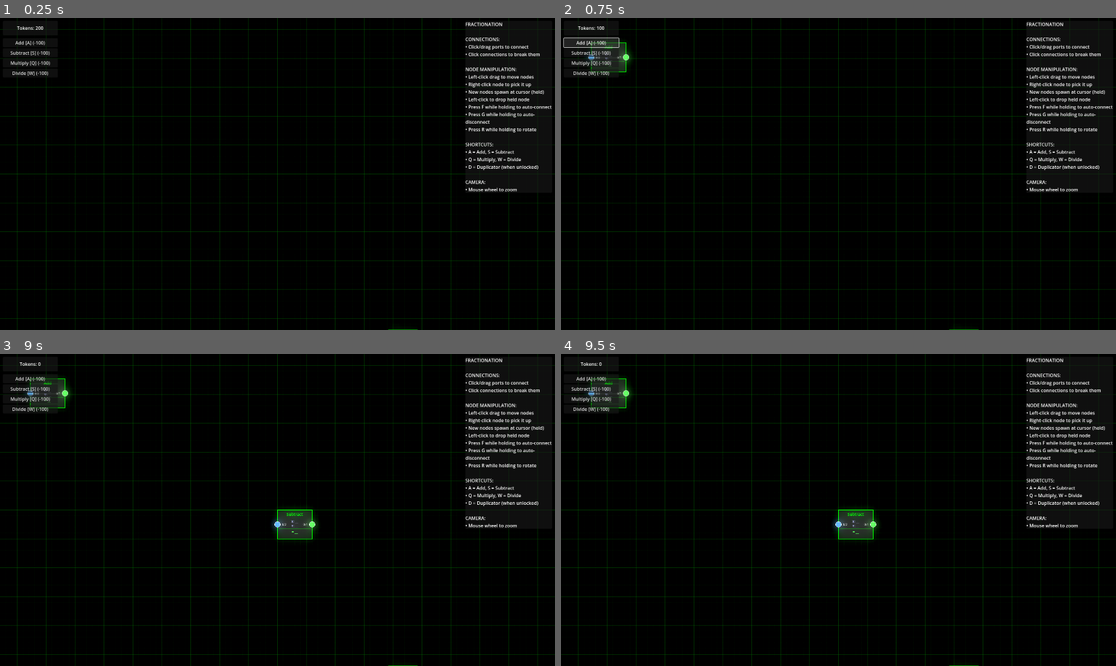
Above: before the commit, frames 1-4 (two rows, left to right).
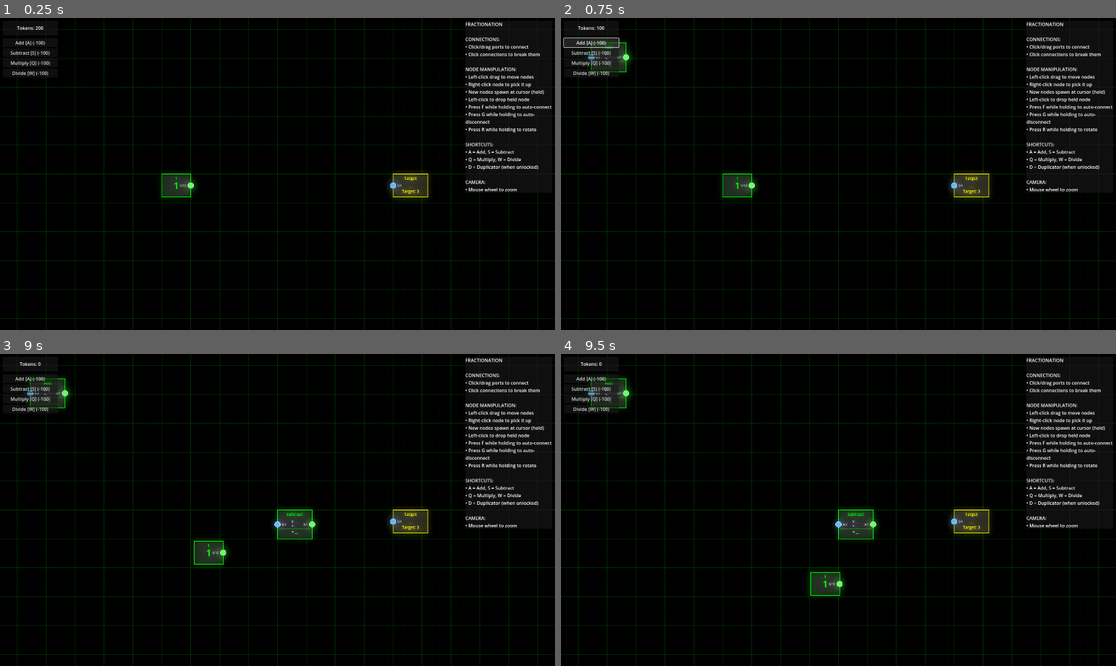
Above: after the commit, the same moments.

Repository: trite/Fractionation
Game: Godot game, scene res://custom_graph/game_main.tscn
The game is run twice, just before and just after one commit, with the same random seed, the same clock (stepped at 60 frames per second) and the same inputs.
Inputs (mouse positions are in pixels of both pictures, inside the frame that each line leads up to):
- Up to frame 1 (0.25 s): no input
- Up to frame 2 (0.75 s): click "Add [A] (-100)" at 0.5 s
- Up to frame 3 (9 s): click "Subtract [S] (-100)" at 1.25 s; click "Divide [W] (-100)" at 2 s; click "Add [A] (-100)" at 2.75 s; click "Subtract [S] (-100)" at 3.5 s; click "Divide [W] (-100)" at 4.25 s; click "Add [A] (-100)" at 5 s; click "Subtract [S] (-100)" at 5.75 s; click "Divide [W] (-100)" at 6.5 s; click "Multiply [Q] (-100)" at 7.25 s; drag from (277, 510) to (333, 441) at 8.02 s; tap Enter at 8.75 s; drag from (166, 525) to (249, 572) at 8.77 s
- Up to frame 4 (9.5 s): no input

The runs differ from the first frame. In frame 1, 1.0% of the frame differs, in the area x 28-78%, y 49-100%; in frame 2, 1.0%; in frame 3, 1.0%; in frame 4, 1.0%, in the area x 44-78%, y 49-100%.

Commit message:
fix camera startup location

Diff:
--- a/custom_graph/game_main.gd
+++ b/custom_graph/game_main.gd
@@ -39,15 +39,16 @@
 	graph_view.connection_removed.connect(_on_connection_removed)
 
 func create_starting_nodes() -> void:
-	var viewport_size = get_viewport_rect().size
-
-	# Create single starting number node (1)
+	# Position nodes in world coordinates
+	# Camera starts at (0, 0) with zoom 1.0, so position relative to origin
+
+	# Create single starting number node (1) - left side
 	var num_node_1 = NumberNode.new(1, true)
-	num_node_1.position = Vector2(viewport_size.x * 0.20, viewport_size.y * 0.50)
+	num_node_1.position = Vector2(-400, 0)
 	graph_view.add_node(num_node_1)
 
-	# Create single target node (3)
-	create_target_node(3, Vector2(viewport_size.x * 0.80, viewport_size.y * 0.50))
+	# Create single target node (3) - right side
+	create_target_node(3, Vector2(400, 0))
 
 func create_target_node(value: int, pos: Vector2) -> void:
 	var target = TargetNode.new(value)
@@ -161,9 +162,8 @@
 	num_node_5.position = spawn_pos
 	graph_view.add_node(num_node_5)
 
-	# Add new target: 37
-	var viewport_size = get_viewport_rect().size
-	create_target_node(37, Vector2(viewport_size.x * 0.80, viewport_size.y * 0.33))
+	# Add new target: 37 (above first target)
+	create_target_node(37, Vector2(400, -200))
 
 	print("First milestone complete! +500 tokens, Node 5 spawned, target 37 added.")
 
@@ -187,9 +187,8 @@
 	button.pressed.connect(spawn_duplicator_node)
 	tool_panel.add_child(button)
 
-	# Add new target: 42
-	var viewport_size = get_viewport_rect().size
-	create_target_node(42, Vector2(viewport_size.x * 0.80, viewport_size.y * 0.66))
+	# Add new target: 42 (below first target)
+	create_target_node(42, Vector2(400, 200))
 
 	print("Second milestone complete! +300 tokens, Duplicator unlocked, target 42 added.")
 
@@ -206,9 +205,8 @@
 		"Three targets solved! +600 tokens. New target: 512"
 	)
 
-	# Add new target: 512
-	var viewport_size = get_viewport_rect().size
-	create_target_node(512, Vector2(viewport_size.x * 0.80, viewport_size.y * 0.80))
+	# Add new target: 512 (further below)
+	create_target_node(512, Vector2(400, 400))
 
 	print("Third milestone complete! +600 tokens, target 512 added.")
 
@@ -226,23 +224,26 @@
 func find_smart_spawn_position() -> Vector2:
 	# Smart placement algorithm - finds a good spot with clearance from other nodes
 	# This uses a grid-based sampling approach common in video game AI
-	var viewport_size = get_viewport_rect().size
-
-	# Define search grid - sample positions across the viewport
+
+	# Define world space search area (camera starts at 0,0)
+	var search_min = Vector2(-600, -400)
+	var search_max = Vector2(600, 400)
+	var search_size = search_max - search_min
+
+	# Define search grid - sample positions across world space
 	var candidates: Array[Dictionary] = []
 	var grid_divisions = 8  # 8x8 grid of candidate positions
 
 	for x in range(1, grid_divisions):
 		for y in range(1, grid_divisions):
-			var pos = Vector2(
-				viewport_size.x * (float(x) / grid_divisions),
-				viewport_size.y * (float(y) / grid_divisions)
+			var pos = search_min + Vector2(
+				search_size.x * (float(x) / grid_divisions),
+				search_size.y * (float(y) / grid_divisions)
 			)
 
-			# Skip center area (middle 30% of screen)
-			var center = viewport_size / 2.0
-			var dist_from_center = pos.distance_to(center)
-			if dist_from_center < min(viewport_size.x, viewport_size.y) * 0.15:
+			# Skip center area (middle of world)
+			var dist_from_center = pos.distance_to(Vector2.ZERO)
+			if dist_from_center < 150:
 				continue
 
 			# Calculate minimum distance to any existing node
@@ -264,7 +265,7 @@
 		return candidates[0].position
 
 	# Fallback: return a safe position on the left side
-	return Vector2(viewport_size.x * 0.25, viewport_size.y * 0.5)
+	return Vector2(-300, 0)
 
 func _input(event: InputEvent) -> void:
 	# Keyboard shortcuts for spawning nodes
